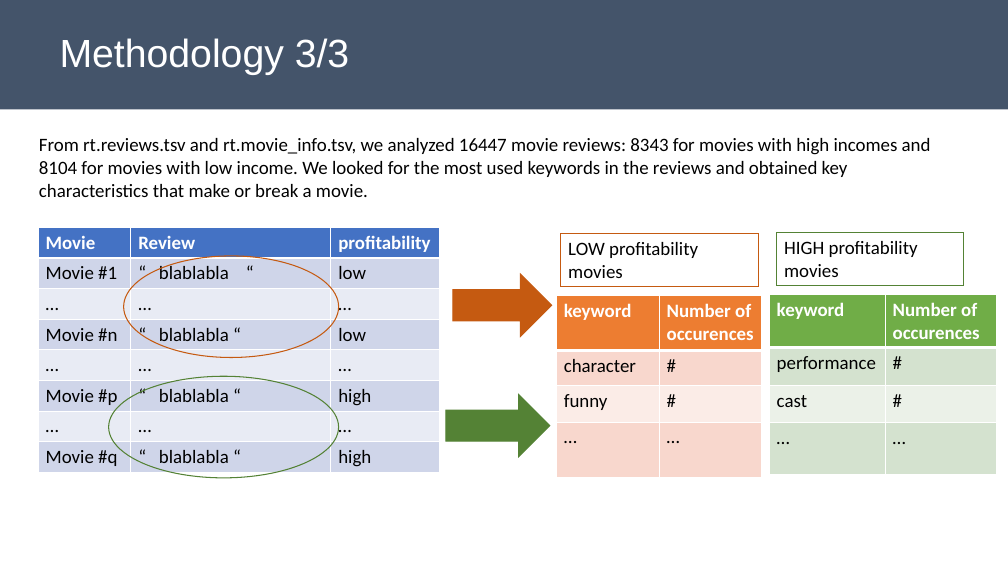
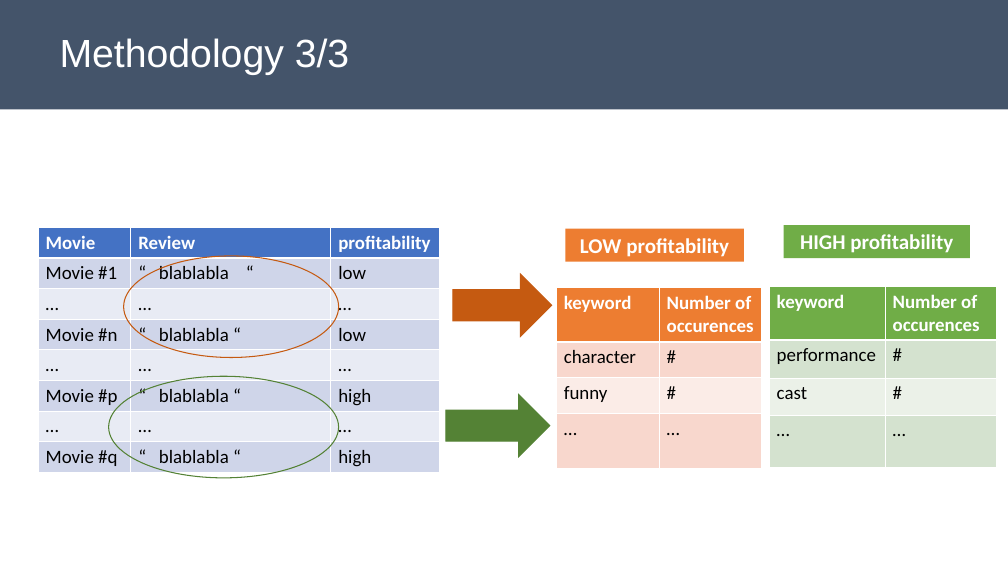
Before and after one commit to poariston/DataAnalysis_SuccessfulMovies, a slide deck: slide 11 of Mod1Project_Presentation_POAriston.pptx (slide 8 before the commit). Drawn at 1008x567 pixels with LibreOffice and Linux fonts; fonts in the diff are those of the drawing. Boxes give left, top, right and bottom in pixels: in the first picture for what was removed or moved away, otherwise in the second. Text is boxed around its words. In the diff, an @@ line names an element or a change of style, - is before the commit and + after.

```diff
--- a/Mod1Project_Presentation_POAriston.pptx
+++ b/Mod1Project_Presentation_POAriston.pptx
@@ text removed at <box>39,138,931,197</box> @@
-From rt.reviews.tsv and rt.movie_info.tsv, we analyzed 16447 movie reviews: 8343 for movies with high incomes and 8104 for movies with low income. We looked for the most used keywords in the reviews and obtained key characteristics that make or break a movie.
@@ rectangle "LOW profitability": place and size @@
-rectangle "LOW profitability" at <box>561,233,758,287</box>
+rectangle "LOW profitability" at <box>566,228,744,262</box>
@@ rectangle "LOW profitability" at <box>566,228,744,262</box>: fill none to #ED7D31; outline #C55A11 0.75 pt to none @@
@@ text in rectangle at <box>580,238,729,257</box>: text changed; size 18 to 20 pt; text colour #000000 to #FFFFFF; bold on @@
-LOW profitability movies
+LOW profitability
@@ rectangle "HIGH profitability": place and size @@
-rectangle "HIGH profitability" at <box>777,232,963,286</box>
+rectangle "HIGH profitability" at <box>783,225,970,259</box>
@@ rectangle "HIGH profitability" at <box>783,225,970,259</box>: fill none to #70AD47; outline #548235 0.75 pt to none @@
@@ text in rectangle at <box>800,234,953,253</box>: text changed; size 18 to 20 pt; text colour #000000 to #FFFFFF; bold on @@
-HIGH profitability movies
+HIGH profitability
@@ table: place and size @@
-table at <box>557,296,762,477</box>
+table at <box>557,287,762,469</box>
@@ table: place and size @@
-table at <box>769,295,997,475</box>
+table at <box>769,287,997,467</box>
```
Also in this commit, not shown: 5 other slides changed, 3 slides added.
